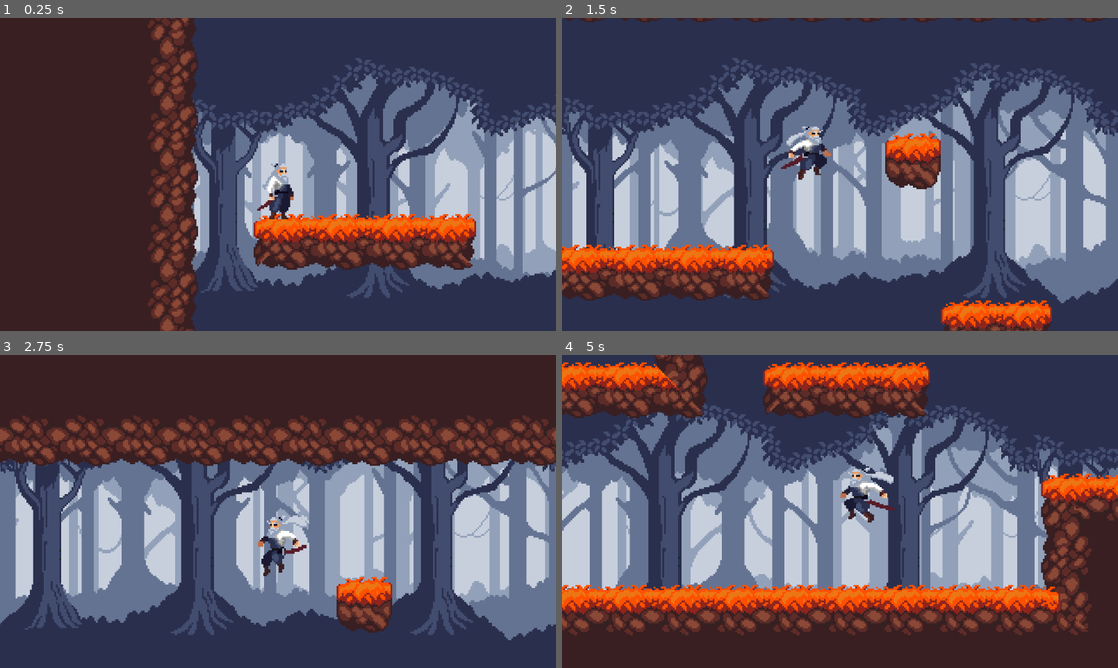
Above: before the commit, frames 1-4 (two rows, left to right).
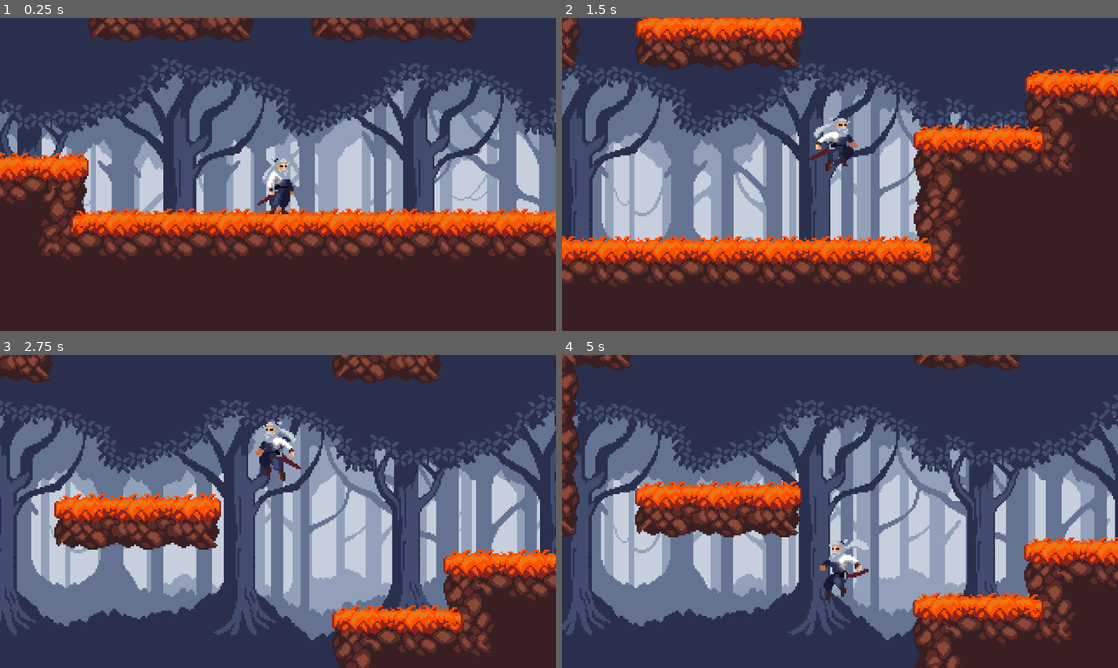
Above: after the commit, the same moments.

Repository: ReaverGG/Shinkage
Game: Godot game, scene res://Scenes/Main/game.tscn
The game is run twice, just before and just after one commit, with the same random seed, the same clock (stepped at 60 frames per second) and the same inputs.
Inputs (mouse positions are in pixels of both pictures, inside the frame that each line leads up to):
- Up to frame 1 (0.25 s): no input
- Up to frame 2 (1.5 s): tap Enter at 0.5 s; move the mouse to (962, 158) at 0.52 s; hold W (jump) 0.53-1.28 s; hold D (right) from 0.53 s (still down); click (962, 158) at 0.67 s; move the mouse to (728, 190) at 1.27 s; tap W (jump) at 1.35 s
- Up to frame 3 (2.75 s): tap W (jump) at 1.52, 1.82 s; move the mouse to (333, 442) at 2.02 s; release D (right) at 2.03 s; hold A (left) from 2.03 s (still down); hold W (jump) from 2.03 s (still down)
- Up to frame 4 (5 s): move the mouse to (812, 574) at 2.77 s; release A (left) at 2.78 s; release W (jump) at 2.78 s; hold D (right) 2.78-4.28 s; tap W (jump) at 2.85, 3.02, 3.32, 4.35, 4.52, 4.82 s; click (812, 574) at 2.92 s; move the mouse to (1006, 558) at 3.52 s; hold W (jump) 3.53-4.28 s; move the mouse to (673, 464) at 4.27 s; hold A (left) from 4.28 s (still down)

The runs differ from the first frame. In frame 1, 69% of the frame differs, in the area x 0-100%, y 0-100%; in frame 2, 74%; in frame 3, 81%; in frame 4, 73%.

Commit message:
Wall Jump

Diff:
--- a/Code/Main/camera.gd
+++ b/Code/Main/camera.gd
@@ -8,7 +8,7 @@
 var x_distance_multiplier: float = 0.0
 var zoom_level: float = 1
 var v_dir: int = 0
-var screen_margin_ratio: float = 1
+var screen_margin_ratio: float = 0.1
 
 func _ready() -> void:
 	position_smoothing_enabled = false
@@ -30,19 +30,26 @@
 
 	var target_pos: Vector2
 
-	if player.active_state != player.STATE.LEDGE_CLIMB:
-		target_pos = Vector2(
-			player.global_position.x + camera_x_follow_distance * x_distance_multiplier * player.input_direction * abs(player.x_velocity),
-			player.global_position.y + camera_y_follow_distance * v_dir
-		)
-		var blend = 1.0 - exp(-camera_speed * delta)
-		global_position = global_position.lerp(target_pos, blend)
-	else:
+	if player.active_state == player.STATE.LEDGE_CLIMB:
 		target_pos = Vector2(
 			player.climb_marker.global_position.x,
 			player.climb_marker.global_position.y - player.collider.shape.height / 2
 		)
 		var blend = 1.0 - exp(-camera_speed * 1.5 * delta)
+		global_position = global_position.lerp(target_pos, blend)
+
+	elif player.active_state == player.STATE.WALL_JUMP:
+		target_pos = Vector2(
+			player.global_position.x + camera_x_follow_distance * x_distance_multiplier * player.last_direction\
+			 * abs(player.x_velocity), player.global_position.y + camera_y_follow_distance * v_dir
+		)
+	else:
+		target_pos = Vector2(
+			player.global_position.x + camera_x_follow_distance * x_distance_multiplier * player.input_direction\
+			* abs(player.x_velocity),
+			player.global_position.y + camera_y_follow_distance * v_dir
+		)
+		var blend = 1.0 - exp(-camera_speed * delta)
 		global_position = global_position.lerp(target_pos, blend)
 
 	enforce_bounds()
--- a/Code/Player/player.gd
+++ b/Code/Player/player.gd
@@ -38,10 +38,12 @@
 const FALL_SPEED: float = 430.0
 const JUMP_FORCE: float = 460.0
 const JUMP_CUT_MULTIPLIER: float = 0.567
+
 const WALL_SLIDE_SPEED: float = 80.0
 const WALL_SLIDE_ACCEL: float = 100.0
-const WALL_JUMP_FORCE: Vector2 = Vector2(50, -90)
-const WALL_JUMP_LENGTH: float = 20.0
+const WALL_JUMP_FORCE: Vector2 = Vector2(170, -290)
+const WALL_JUMP_LENGTH: float = 18.0
+
 const LEDGE_SNAP_SPEED: float = 200.0
 
 const MOVE_SPEED: float = 150.0
@@ -75,18 +77,25 @@
 
 func _physics_process(delta: float) -> void:
 	process_state(delta)
-	if ledge_hook.position.x != last_direction * ledge_hook_distance:
-		ledge_hook.position.x = last_direction * ledge_hook_distance
 
 	# Ledge Hook
 	var is_falling: bool = (active_state == STATE.FALL)
+
+	top_ray.force_raycast_update()
+	right_floor_ray.force_raycast_update()
+	left_floor_ray.force_raycast_update()
+
 	var head_is_clear: bool = !top_ray.is_colliding() and (!right_floor_ray.is_colliding()\
 	and !left_floor_ray.is_colliding())
+
 	if !Input.is_action_pressed("down"):
 		ledge_hook.disabled = not (is_falling and head_is_clear)
 	else:
 		ledge_hook.disabled = true
 
+	if ledge_hook.position.x != last_direction * ledge_hook_distance\
+	and active_state != STATE.LEDGE_GRAB:
+		ledge_hook.position.x = last_direction * ledge_hook_distance
 	move_and_slide()
 
 func switch_state(to_state: STATE) -> void:
@@ -116,6 +125,8 @@
 			animator.play("ledge_climb")
 		STATE.WALL_JUMP:
 			animator.play("wall_jump")
+			sprite_node.scale.x *= -1
+
 func process_state(delta: float) -> void:
 	match active_state:
 		STATE.FALL:
@@ -194,8 +205,14 @@
 				else:
 					switch_state(STATE.FLOOR)
 		STATE.WALL_JUMP:
-			if last_saved_x_position + WALL_JUMP_LENGTH * last_direction - global_position.x > 0:
-				velocity = WALL_JUMP_FORCE
+			var distance_traveled = abs(global_position.x - last_saved_x_position)
+			if distance_traveled < WALL_JUMP_LENGTH:
+				velocity = Vector2(WALL_JUMP_FORCE.x * -last_direction, WALL_JUMP_FORCE.y)
+			else:
+				switch_state(STATE.FALL)
+			await get_tree().process_frame
+			if is_on_ceiling() or is_on_wall():
+				switch_state(STATE.FALL)
 
 func handle_movement(delta: float) -> void:
 	flip_sprite()
--- a/Scenes/Main/Levels/1.tscn
+++ b/Scenes/Main/Levels/1.tscn
@@ -436,7 +436,7 @@
 
 [node name="Player" parent="." unique_id=1909988626 instance=ExtResource("1_g34el")]
 z_index = 5
-position = Vector2(-242, -274)
+position = Vector2(-83, 51)
 floor_max_angle = 0.0
 
 [node name="Map" type="TileMapLayer" parent="." unique_id=918571660]
--- a/Scenes/Player/player.tscn
+++ b/Scenes/Player/player.tscn
@@ -1018,7 +1018,7 @@
 "times": PackedFloat32Array(0),
 "transitions": PackedFloat32Array(1),
 "update": 0,
-"values": [Vector2(0, -2)]
+"values": [Vector2(0, -6)]
 }
 tracks/2/type = "value"
 tracks/2/imported = false
@@ -1198,11 +1198,8 @@
 [node name="Sprite" type="Sprite2D" parent="SpriteNode" unique_id=1472283884]
 position = Vector2(0, -16)
 texture = ExtResource("2_a3d8c")
-offset = Vector2(10, 10)
-flip_h = true
 hframes = 14
 vframes = 13
-frame = 175
 
 [node name="Squash" type="AnimationPlayer" parent="SpriteNode" unique_id=451236964]
 root_node = NodePath("../..")
@@ -1235,7 +1232,7 @@
 gizmo_extents = 5.0
 
 [node name="LedgeHook" type="CollisionShape2D" parent="." unique_id=467893375]
-position = Vector2(20, -16)
+position = Vector2(19, -16)
 shape = SubResource("RectangleShape2D_a3d8c")
 
 [node name="Timers" type="Node" parent="." unique_id=1912981621]
--- a/default_env.tres
+++ /dev/null
@@ -1,7 +0,0 @@
-[gd_resource type="Environment" load_steps=2 format=2]
-
-[sub_resource type="Sky" id=1]
-
-[resource]
-background_mode = 2
-background_sky = SubResource( 1 )
Binary file removed: Assets/Samurai 2D Pixel Art v1.2/Samurai 2D Pixel Art v1.2/SPRITESHEET!.png
Not shown, removed: Assets/Samurai 2D Pixel Art v1.2/Samurai 2D Pixel Art v1.2/SPRITESHEET!.png.import
Binary file removed: addons/ridiculous_coding/GravityBold8.ttf
Not shown, removed: addons/ridiculous_coding/GravityBold8.ttf.import
Not shown, removed: addons/ridiculous_coding/blip.gd
Not shown, removed: addons/ridiculous_coding/blip.gd.uid
Binary file removed: addons/ridiculous_coding/blip.png
Not shown, removed: addons/ridiculous_coding/blip.png.import
Not shown, removed: addons/ridiculous_coding/blip.tscn
Not shown, removed: addons/ridiculous_coding/blip.wav.import
Not shown, removed: addons/ridiculous_coding/boom.gd
Not shown, removed: addons/ridiculous_coding/boom.gd.uid
(and 28 more such lines)
